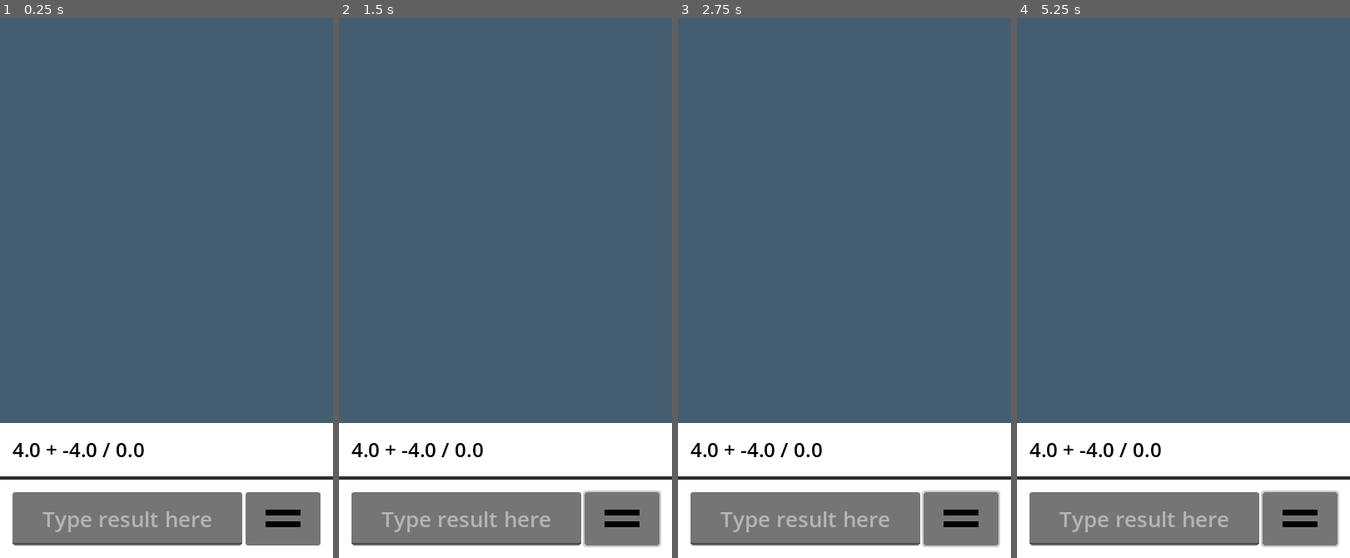
Above: before the commit, frames 1-4 (left to right).
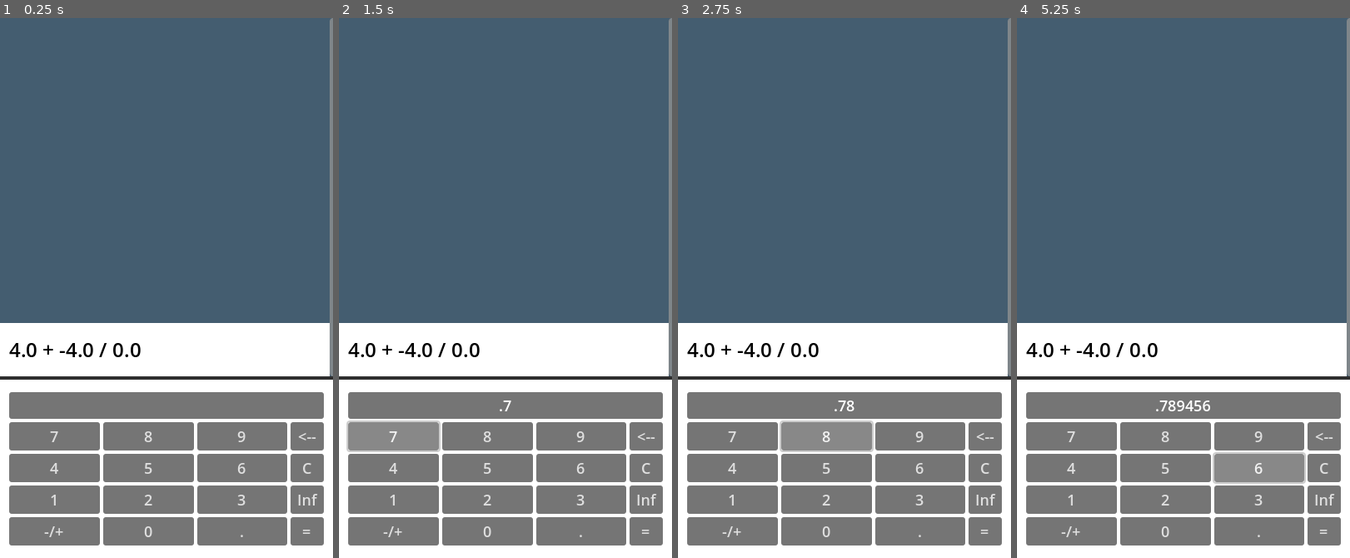
Above: after the commit, the same moments.

Repository: yDewolf/MathDungeons
Game: Godot game, scene res://core/scenes/MathTest.tscn
Two runs of this game, one before a commit and one after it. Both use one fixed random seed, a clock stepped at 60 frames per second and the inputs below.
Inputs (mouse positions are in pixels of both pictures, inside the frame that each line leads up to):
- Up to frame 1 (0.25 s): no input
- Up to frame 2 (1.5 s): click (622, 520) at 0.52 s; click (392, 433) at 1.25 s, where only the run after the commit has a clickable "7"
- Up to frame 3 (2.75 s): click (827, 433) at 2 s, where only the run after the commit has a clickable "8"
- Up to frame 4 (5.25 s): click (1260, 433) at 2.75 s, where only the run after the commit has a clickable "9"; click (1070, 466) at 3.5 s, where only the run after the commit has a clickable "4"; click (1166, 466) at 4.25 s, where only the run after the commit has a clickable "5"; click (1260, 466) at 5 s, where only the run after the commit has a clickable "6"

The runs differ from the first frame. In frame 1, 32% of the frame differs, in the area x 0-100%, y 0-98%; in frame 2, 32%; in frame 3, 32%; in frame 4, 32%.

Commit message:
Virtual Numpad

Diff:
--- a/core/components/Math/Equations/ExpressionHandler.gd
+++ b/core/components/Math/Equations/ExpressionHandler.gd
@@ -5,21 +5,19 @@
 @export var precision: float = 0.1
 
 @export var expression_vbox: VBoxContainer
+@export var scroll_container: ScrollContainer
 
 var expression_view: MathExpressionView
 var target_result: AlgebraVariable
 
 @export var warn_label: RichTextLabel
-@export var input_text: LineEdit
-@export var submit_button: Button
-@export var input_result: float
+@export var virtual_numpad: VirtualNumpad
 
 @export_group("Packed Scenes")
 @export var expression_holder_scene: PackedScene
 
 func _ready() -> void:
-	input_text.text_submitted.connect(check_result)
-	submit_button.pressed.connect(submit_result)
+	virtual_numpad.send_result.connect(check_result)
 	generateNewExpression()
 
 func generateNewExpression() -> void:
@@ -32,35 +30,25 @@
 
 	expression_vbox.add_child(expression_holder)
 	update_view(expression_string)
+	await get_tree().process_frame
+	scroll_container.ensure_control_visible(expression_holder)
 
 func update_view(string: String):
 	expression_view.show_expression(string)
 	print(self.target_result.get_value())
 
-func submit_result() -> void:
-	self.check_result(input_text.text)
-
-func check_result(text: String) -> void:
-	if text == "":
-		return
-
-	var inputted = text
-
+func check_result(inputted_value: float) -> void:
 	var rounded_result: float = snapped(target_result.get_value(), precision)
-	var value: float = snapped(inputted.to_float(), precision)
+	var value: float = snapped(inputted_value, precision)
 	warn_label.visible = true
 	var timer = get_tree().create_timer(1.2)
 	timer.timeout.connect(hide_warn_label)
-
-	if inputted.to_lower() == "inf" and rounded_result == INF:
-		value = rounded_result
 
 	if value == rounded_result:
 		expression_view.text += " = [color=purple]" + str(value)
 		generateNewExpression()
 		warn_label.text = "[color=green]Acertou!!"
-
-		input_text.text = ""
+		virtual_numpad.clear_value()
 		return
 
 	warn_label.text = "[color=red]Errou..."
--- /dev/null
+++ b/core/components/MathProblem/ui/VirtualNumpad.gd
@@ -0,0 +1,116 @@
+extends MarginContainer
+class_name VirtualNumpad
+
+var number: float:
+	get():
+		return number_string.to_float()
+
+var number_string: String = "":
+	set(value):
+		number_string = value
+		update_preview_text()
+
+@export var number_grid: GridContainer
+@export var action_column: VBoxContainer
+
+@export var preview_label: RichTextLabel
+const NUMBER_INPUTS: Array[String] = [
+	"0", "1", "2", "3", "4", "5", "6", "7", "8", "9"
+]
+
+signal send_result(value)
+
+func _ready() -> void:
+	self.connectNumberButtons()
+	self.connectActionButtons()
+
+func _physics_process(_delta: float) -> void:
+	for input in NUMBER_INPUTS:
+		if Input.is_action_just_pressed(input):
+			self.parse_action(input, input)
+			return
+
+	if Input.is_action_just_pressed("backspace"):
+		self.parse_action("backspace", "")
+		return
+
+	if Input.is_action_just_pressed("clear"):
+		self.parse_action("clear", "")
+		return
+
+	if Input.is_action_just_pressed("inf"):
+		self.parse_action("inf", "")
+		return
+
+	if Input.is_action_just_pressed("minus"):
+		self.parse_action("minus", "")
+		return
+
+	if Input.is_action_just_pressed("dot"):
+		self.parse_action("dot", "")
+		return
+
+	if Input.is_action_just_pressed("equals"):
+		self.parse_action("equals", "")
+		return
+
+
+func connectNumberButtons() -> void:
+	var number_buttons: Array[Node] = number_grid.get_children()
+	for button in number_buttons:
+		if button is Button:
+			button.pressed.connect(self.on_button_pressed.bind(button))
+
+func connectActionButtons() -> void:
+	var buttons: Array[Node] = action_column.get_children()
+	for button in buttons:
+		if button is Button:
+			button.pressed.connect(self.on_button_pressed.bind(
+				button)
+			)
+
+
+func clear_value() -> void:
+	self.number_string = ""
+
+func update_preview_text():
+	preview_label.text = number_string
+
+
+func on_button_pressed(button: Button) -> void:
+	self.parse_action(button.name.to_lower(), button.text.to_lower())
+
+func parse_action(action_name: String, action_value: String) -> void:
+	if action_name == "backspace":
+		if number_string.is_empty():
+			return
+
+		number_string = number_string.erase(len(number_string) - 1)
+		return
+
+	if action_name == "clear":
+		number_string = ""
+		return
+
+	if action_name == "inf":
+		number_string = str(INF)
+		send_result.emit(INF)
+		return
+
+	if action_name == "minus":
+		if number_string.begins_with("-"):
+			number_string = number_string.lstrip("-")
+			return
+
+		number_string = "-" + number_string
+		return
+
+	if action_name == "dot":
+		number_string += "."
+		return
+
+	if action_name == "equals":
+		send_result.emit(self.number)
+		return
+
+	number_string += action_value.to_lower()
--- /dev/null
+++ b/core/components/MathProblem/ui/VirtualNumpad.tscn
@@ -0,0 +1,150 @@
+[gd_scene load_steps=2 format=3 uid="uid://dyl0664juyqfg"]
+
+[ext_resource type="Script" uid="uid://bf8ivdsjwmqc7" path="res://core/components/MathProblem/ui/VirtualNumpad.gd" id="1_ivxt4"]
+
+[node name="VirtualNumpad" type="MarginContainer" node_paths=PackedStringArray("number_grid", "action_column", "preview_label")]
+anchors_preset = 12
+anchor_top = 1.0
+anchor_right = 1.0
+anchor_bottom = 1.0
+offset_top = -273.0
+grow_horizontal = 2
+grow_vertical = 0
+theme_override_constants/margin_left = 15
+theme_override_constants/margin_top = 15
+theme_override_constants/margin_right = 15
+theme_override_constants/margin_bottom = 15
+script = ExtResource("1_ivxt4")
+number_grid = NodePath("VBoxContainer/HBoxContainer/NumberGrid")
+action_column = NodePath("VBoxContainer/HBoxContainer/ActionColumn")
+preview_label = NodePath("VBoxContainer/PanelContainer/HBoxContainer/Preview")
+
+[node name="VBoxContainer" type="VBoxContainer" parent="."]
+texture_filter = 4
+layout_mode = 2
+
+[node name="PanelContainer" type="PanelContainer" parent="VBoxContainer"]
+layout_mode = 2
+
+[node name="HBoxContainer" type="HBoxContainer" parent="VBoxContainer/PanelContainer"]
+layout_mode = 2
+
+[node name="Preview" type="RichTextLabel" parent="VBoxContainer/PanelContainer/HBoxContainer"]
+custom_minimum_size = Vector2(0, 32)
+layout_mode = 2
+size_flags_horizontal = 3
+bbcode_enabled = true
+scroll_active = false
+horizontal_alignment = 1
+vertical_alignment = 1
+
+[node name="HBoxContainer" type="HBoxContainer" parent="VBoxContainer"]
+layout_mode = 2
+size_flags_vertical = 3
+
+[node name="NumberGrid" type="GridContainer" parent="VBoxContainer/HBoxContainer"]
+layout_mode = 2
+size_flags_horizontal = 3
+columns = 3
+
+[node name="7" type="Button" parent="VBoxContainer/HBoxContainer/NumberGrid"]
+layout_mode = 2
+size_flags_horizontal = 3
+size_flags_vertical = 3
+text = "7"
+
+[node name="8" type="Button" parent="VBoxContainer/HBoxContainer/NumberGrid"]
+layout_mode = 2
+size_flags_horizontal = 3
+size_flags_vertical = 3
+text = "8"
+
+[node name="9" type="Button" parent="VBoxContainer/HBoxContainer/NumberGrid"]
+layout_mode = 2
+size_flags_horizontal = 3
+size_flags_vertical = 3
+text = "9"
+
+[node name="4" type="Button" parent="VBoxContainer/HBoxContainer/NumberGrid"]
+layout_mode = 2
+size_flags_horizontal = 3
+size_flags_vertical = 3
+text = "4"
+
+[node name="5" type="Button" parent="VBoxContainer/HBoxContainer/NumberGrid"]
+layout_mode = 2
+size_flags_horizontal = 3
+size_flags_vertical = 3
+text = "5"
+
+[node name="6" type="Button" parent="VBoxContainer/HBoxContainer/NumberGrid"]
+layout_mode = 2
+size_flags_horizontal = 3
+size_flags_vertical = 3
+text = "6"
+
+[node name="1" type="Button" parent="VBoxContainer/HBoxContainer/NumberGrid"]
+layout_mode = 2
+size_flags_horizontal = 3
+size_flags_vertical = 3
+text = "1"
+
+[node name="2" type="Button" parent="VBoxContainer/HBoxContainer/NumberGrid"]
+layout_mode = 2
+size_flags_horizontal = 3
+size_flags_vertical = 3
+text = "2"
+
+[node name="3" type="Button" parent="VBoxContainer/HBoxContainer/NumberGrid"]
+layout_mode = 2
+size_flags_horizontal = 3
+size_flags_vertical = 3
+text = "3"
+
+[node name="minus" type="Button" parent="VBoxContainer/HBoxContainer/NumberGrid"]
+layout_mode = 2
+size_flags_horizontal = 3
+size_flags_vertical = 3
+text = "-/+"
+
+[node name="0" type="Button" parent="VBoxContainer/HBoxContainer/NumberGrid"]
+layout_mode = 2
+size_flags_horizontal = 3
+size_flags_vertical = 3
+text = "0"
+
+[node name="dot" type="Button" parent="VBoxContainer/HBoxContainer/NumberGrid"]
+layout_mode = 2
+size_flags_horizontal = 3
+size_flags_vertical = 3
+text = "."
+
+[node name="ActionColumn" type="VBoxContainer" parent="VBoxContainer/HBoxContainer"]
+texture_filter = 1
+custom_minimum_size = Vector2(40, 0)
+layout_mode = 2
+size_flags_horizontal = 8
+
+[node name="Backspace" type="Button" parent="VBoxContainer/HBoxContainer/ActionColumn"]
+custom_minimum_size = Vector2(0, 32)
+layout_mode = 2
+size_flags_horizontal = 3
+text = "<--"
+
+[node name="Clear" type="Button" parent="VBoxContainer/HBoxContainer/ActionColumn"]
+custom_minimum_size = Vector2(0, 32)
+layout_mode = 2
+size_flags_horizontal = 3
+text = "C"
+
+[node name="Inf" type="Button" parent="VBoxContainer/HBoxContainer/ActionColumn"]
+custom_minimum_size = Vector2(0, 32)
+layout_mode = 2
+size_flags_horizontal = 3
+text = "Inf"
+
+[node name="Equals" type="Button" parent="VBoxContainer/HBoxContainer/ActionColumn"]
+layout_mode = 2
+size_flags_horizontal = 3
+size_flags_vertical = 3
+text = "="
--- a/core/scenes/MathTest.tscn
+++ b/core/scenes/MathTest.tscn
@@ -5,7 +5,7 @@
 [ext_resource type="Script" uid="uid://cpnnadgp3ccya" path="res://core/components/Math/RandomEquationGen.gd" id="2_0d0ds"]
 [ext_resource type="Theme" uid="uid://duopp3v3dn4fb" path="res://assets/themes/MainTheme.tres" id="4_5i87k"]
 [ext_resource type="PackedScene" uid="uid://cnvfl67tvkvm5" path="res://core/components/MathProblem/ui/MathExpressionHolder.tscn" id="4_h0gn3"]
-[ext_resource type="Texture2D" uid="uid://cj4dcnbivw45v" path="res://assets/textures/equals.png" id="5_radsl"]
+[ext_resource type="PackedScene" uid="uid://dyl0664juyqfg" path="res://core/components/MathProblem/ui/VirtualNumpad.tscn" id="5_radsl"]
 
 [sub_resource type="StyleBoxFlat" id="StyleBoxFlat_5i87k"]
 bg_color = Color(0.266665, 0.365565, 0.438179, 1)
@@ -15,13 +15,13 @@
 
 [node name="MathTest" type="Node"]
 
-[node name="ExpressionHandler" type="Node" parent="." node_paths=PackedStringArray("random_gen", "expression_vbox", "warn_label", "input_text", "submit_button")]
+[node name="ExpressionHandler" type="Node" parent="." node_paths=PackedStringArray("random_gen", "expression_vbox", "scroll_container", "warn_label", "virtual_numpad")]
 script = ExtResource("1_gvqed")
 random_gen = NodePath("../RandomEquationGen")
 expression_vbox = NodePath("../UI/PanelContainer/VBoxContainer/ScrollContainer/ExpressionVBox")
+scroll_container = NodePath("../UI/PanelContainer/VBoxContainer/ScrollContainer")
 warn_label = NodePath("../UI/PanelContainer/Warning")
-input_text = NodePath("../UI/PanelContainer/VBoxContainer/PanelContainer2/MarginContainer/ResultSubmitter/LineEdit")
-submit_button = NodePath("../UI/PanelContainer/VBoxContainer/PanelContainer2/MarginContainer/ResultSubmitter/Button")
+virtual_numpad = NodePath("../UI/PanelContainer/VBoxContainer/PanelContainer2/VirtualNumpad")
 expression_holder_scene = ExtResource("4_h0gn3")
 
 [node name="RandomEquationGen" type="Node" parent="."]
@@ -55,12 +55,14 @@
 alignment = 2
 
 [node name="ScrollContainer" type="ScrollContainer" parent="UI/PanelContainer/VBoxContainer"]
+custom_minimum_size = Vector2(0, 64)
 layout_mode = 2
 size_flags_vertical = 3
 theme = ExtResource("4_5i87k")
 theme_override_styles/panel = SubResource("StyleBoxFlat_5i87k")
 follow_focus = true
 horizontal_scroll_mode = 0
+vertical_scroll_mode = 2
 
 [node name="ExpressionVBox" type="VBoxContainer" parent="UI/PanelContainer/VBoxContainer/ScrollContainer"]
 custom_minimum_size = Vector2(400, 0)
@@ -74,32 +76,8 @@
 size_flags_vertical = 8
 theme_override_styles/panel = SubResource("StyleBoxFlat_npv4y")
 
-[node name="MarginContainer" type="MarginContainer" parent="UI/PanelContainer/VBoxContainer/PanelContainer2"]
+[node name="VirtualNumpad" parent="UI/PanelContainer/VBoxContainer/PanelContainer2" instance=ExtResource("5_radsl")]
 layout_mode = 2
-theme_override_constants/margin_left = 15
-theme_override_constants/margin_top = 15
-theme_override_constants/margin_right = 15
-theme_override_constants/margin_bottom = 15
-
-[node name="ResultSubmitter" type="HBoxContainer" parent="UI/PanelContainer/VBoxContainer/PanelContainer2/MarginContainer"]
-layout_mode = 2
-
-[node name="LineEdit" type="LineEdit" parent="UI/PanelContainer/VBoxContainer/PanelContainer2/MarginContainer/ResultSubmitter"]
-custom_minimum_size = Vector2(0, 64)
-layout_mode = 2
-size_flags_horizontal = 3
-theme_override_font_sizes/font_size = 26
-placeholder_text = "Type result here"
-alignment = 1
-keep_editing_on_text_submit = true
-
-[node name="Button" type="Button" parent="UI/PanelContainer/VBoxContainer/PanelContainer2/MarginContainer/ResultSubmitter"]
-texture_filter = 1
-custom_minimum_size = Vector2(90, 0)
-layout_mode = 2
-icon = ExtResource("5_radsl")
-icon_alignment = 1
-expand_icon = true
 
 [node name="Warning" parent="UI/PanelContainer" instance=ExtResource("1_npv4y")]
 visible = false
--- a/project.godot
+++ b/project.godot
@@ -29,3 +29,102 @@
 "events": [Object(InputEventKey,"resource_local_to_scene":false,"resource_name":"","device":-1,"window_id":0,"alt_press …(195 unchanged characters)…
 ]
 }
+0={
+"deadzone": 0.2,
+"events": [Object(InputEventKey,"resource_local_to_scene":false,"resource_name":"","device":-1,"window_id":0,"alt_pressed":false,"shift_pressed":false,"ctrl_pressed":false,"meta_pressed":false,"pressed":false,"keycode":0,"physical_keycode":48,"key_label":0,"unicode":48,"location":0,"echo":false,"script":null)
+, Object(InputEventKey,"resource_local_to_scene":false,"resource_name":"","device":-1,"window_id":0,"alt_pressed":false,"shift_pressed":false,"ctrl_pressed":false,"meta_pressed":false,"pressed":false,"keycode":0,"physical_keycode":4194438,"key_label":0,"unicode":48,"location":0,"echo":false,"script":null)
+]
+}
+1={
+"deadzone": 0.2,
+"events": [Object(InputEventKey,"resource_local_to_scene":false,"resource_name":"","device":-1,"window_id":0,"alt_pressed":false,"shift_pressed":false,"ctrl_pressed":false,"meta_pressed":false,"pressed":false,"keycode":0,"physical_keycode":49,"key_label":0,"unicode":49,"location":0,"echo":false,"script":null)
+, Object(InputEventKey,"resource_local_to_scene":false,"resource_name":"","device":-1,"window_id":0,"alt_pressed":false,"shift_pressed":false,"ctrl_pressed":false,"meta_pressed":false,"pressed":false,"keycode":0,"physical_keycode":4194439,"key_label":0,"unicode":49,"location":0,"echo":false,"script":null)
+]
+}
+2={
+"deadzone": 0.2,
+"events": [Object(InputEventKey,"resource_local_to_scene":false,"resource_name":"","device":-1,"window_id":0,"alt_pressed":false,"shift_pressed":false,"ctrl_pressed":false,"meta_pressed":false,"pressed":false,"keycode":0,"physical_keycode":50,"key_label":0,"unicode":50,"location":0,"echo":false,"script":null)
+, Object(InputEventKey,"resource_local_to_scene":false,"resource_name":"","device":-1,"window_id":0,"alt_pressed":false,"shift_pressed":false,"ctrl_pressed":false,"meta_pressed":false,"pressed":false,"keycode":0,"physical_keycode":4194440,"key_label":0,"unicode":50,"location":0,"echo":false,"script":null)
+]
+}
+3={
+"deadzone": 0.2,
+"events": [Object(InputEventKey,"resource_local_to_scene":false,"resource_name":"","device":-1,"window_id":0,"alt_pressed":false,"shift_pressed":false,"ctrl_pressed":false,"meta_pressed":false,"pressed":false,"keycode":0,"physical_keycode":51,"key_label":0,"unicode":51,"location":0,"echo":false,"script":null)
+, Object(InputEventKey,"resource_local_to_scene":false,"resource_name":"","device":-1,"window_id":0,"alt_pressed":false,"shift_pressed":false,"ctrl_pressed":false,"meta_pressed":false,"pressed":false,"keycode":0,"physical_keycode":4194441,"key_label":0,"unicode":51,"location":0,"echo":false,"script":null)
+]
+}
+4={
+"deadzone": 0.2,
+"events": [Object(InputEventKey,"resource_local_to_scene":false,"resource_name":"","device":-1,"window_id":0,"alt_pressed":false,"shift_pressed":false,"ctrl_pressed":false,"meta_pressed":false,"pressed":false,"keycode":0,"physical_keycode":52,"key_label":0,"unicode":52,"location":0,"echo":false,"script":null)
+, Object(InputEventKey,"resource_local_to_scene":false,"resource_name":"","device":-1,"window_id":0,"alt_pressed":false,"shift_pressed":false,"ctrl_pressed":false,"meta_pressed":false,"pressed":false,"keycode":0,"physical_keycode":4194442,"key_label":0,"unicode":52,"location":0,"echo":false,"script":null)
+]
+}
+5={
+"deadzone": 0.2,
+"events": [Object(InputEventKey,"resource_local_to_scene":false,"resource_name":"","device":-1,"window_id":0,"alt_pressed":false,"shift_pressed":false,"ctrl_pressed":false,"meta_pressed":false,"pressed":false,"keycode":0,"physical_keycode":53,"key_label":0,"unicode":53,"location":0,"echo":false,"script":null)
+, Object(InputEventKey,"resource_local_to_scene":false,"resource_name":"","device":-1,"window_id":0,"alt_pressed":false,"shift_pressed":false,"ctrl_pressed":false,"meta_pressed":false,"pressed":false,"keycode":0,"physical_keycode":4194443,"key_label":0,"unicode":53,"location":0,"echo":false,"script":null)
+]
+}
+6={
+"deadzone": 0.2,
+"events": [Object(InputEventKey,"resource_local_to_scene":false,"resource_name":"","device":-1,"window_id":0,"alt_pressed":false,"shift_pressed":false,"ctrl_pressed":false,"meta_pressed":false,"pressed":false,"keycode":0,"physical_keycode":54,"key_label":0,"unicode":54,"location":0,"echo":false,"script":null)
+, Object(InputEventKey,"resource_local_to_scene":false,"resource_name":"","device":-1,"window_id":0,"alt_pressed":false,"shift_pressed":false,"ctrl_pressed":false,"meta_pressed":false,"pressed":false,"keycode":0,"physical_keycode":4194444,"key_label":0,"unicode":54,"location":0,"echo":false,"script":null)
+]
+}
+7={
+"deadzone": 0.2,
+"events": [Object(InputEventKey,"resource_local_to_scene":false,"resource_name":"","device":-1,"window_id":0,"alt_pressed":false,"shift_pressed":false,"ctrl_pressed":false,"meta_pressed":false,"pressed":false,"keycode":0,"physical_keycode":55,"key_label":0,"unicode":55,"location":0,"echo":false,"script":null)
+, Object(InputEventKey,"resource_local_to_scene":false,"resource_name":"","device":-1,"window_id":0,"alt_pressed":false,"shift_pressed":false,"ctrl_pressed":false,"meta_pressed":false,"pressed":false,"keycode":0,"physical_keycode":4194445,"key_label":0,"unicode":55,"location":0,"echo":false,"script":null)
+]
+}
+8={
+"deadzone": 0.2,
+"events": [Object(InputEventKey,"resource_local_to_scene":false,"resource_name":"","device":-1,"window_id":0,"alt_pressed":false,"shift_pressed":false,"ctrl_pressed":false,"meta_pressed":false,"pressed":false,"keycode":0,"physical_keycode":56,"key_label":0,"unicode":56,"location":0,"echo":false,"script":null)
+, Object(InputEventKey,"resource_local_to_scene":false,"resource_name":"","device":-1,"window_id":0,"alt_pressed":false,"shift_pressed":false,"ctrl_pressed":false,"meta_pressed":false,"pressed":false,"keycode":0,"physical_keycode":4194446,"key_label":0,"unicode":56,"location":0,"echo":false,"script":null)
+]
+}
+9={
+"deadzone": 0.2,
+"events": [Object(InputEventKey,"resource_local_to_scene":false,"resource_name":"","device":-1,"window_id":0,"alt_pressed":false,"shift_pressed":false,"ctrl_pressed":false,"meta_pressed":false,"pressed":false,"keycode":0,"physical_keycode":57,"key_label":0,"unicode":57,"location":0,"echo":false,"script":null)
+, Object(InputEventKey,"resource_local_to_scene":false,"resource_name":"","device":-1,"window_id":0,"alt_pressed":false,"shift_pressed":false,"ctrl_pressed":false,"meta_pressed":false,"pressed":false,"keycode":0,"physical_keycode":4194447,"key_label":0,"unicode":57,"location":0,"echo":false,"script":null)
+]
+}
+minus={
+"deadzone": 0.2,
+"events": [Object(InputEventKey,"resource_local_to_scene":false,"resource_name":"","device":-1,"window_id":0,"alt_pressed":false,"shift_pressed":false,"ctrl_pressed":false,"meta_pressed":false,"pressed":false,"keycode":0,"physical_keycode":45,"key_label":0,"unicode":45,"location":0,"echo":false,"script":null)
+]
+}
+equals={
+"deadzone": 0.2,
+"events": [Object(InputEventKey,"resource_local_to_scene":false,"resource_name":"","device":-1,"window_id":0,"alt_pressed":false,"shift_pressed":false,"ctrl_pressed":false,"meta_pressed":false,"pressed":false,"keycode":0,"physical_keycode":61,"key_label":0,"unicode":61,"location":0,"echo":false,"script":null)
+, Object(InputEventKey,"resource_local_to_scene":false,"resource_name":"","device":-1,"window_id":0,"alt_pressed":false,"shift_pressed":false,"ctrl_pressed":false,"meta_pressed":false,"pressed":false,"keycode":0,"physical_keycode":4194310,"key_label":0,"unicode":0,"location":0,"echo":false,"script":null)
+, Object(InputEventKey,"resource_local_to_scene":false,"resource_name":"","device":-1,"window_id":0,"alt_pressed":false,"shift_pressed":false,"ctrl_pressed":false,"meta_pressed":false,"pressed":false,"keycode":0,"physical_keycode":4194309,"key_label":0,"unicode":0,"location":0,"echo":false,"script":null)
+]
+}
+dot={
+"deadzone": 0.2,
+"events": [Object(InputEventKey,"resource_local_to_scene":false,"resource_name":"","device":-1,"window_id":0,"alt_pressed":false,"shift_pressed":false,"ctrl_pressed":false,"meta_pressed":false,"pressed":false,"keycode":0,"physical_keycode":46,"key_label":0,"unicode":46,"location":0,"echo":false,"script":null)
+, Object(InputEventKey,"resource_local_to_scene":false,"resource_name":"","device":-1,"window_id":0,"alt_pressed":false,"shift_pressed":false,"ctrl_pressed":false,"meta_pressed":false,"pressed":false,"keycode":0,"physical_keycode":44,"key_label":0,"unicode":44,"location":0,"echo":false,"script":null)
+]
+}
+backspace={
+"deadzone": 0.2,
+"events": [Object(InputEventKey,"resource_local_to_scene":false,"resource_name":"","device":-1,"window_id":0,"alt_pressed":false,"shift_pressed":false,"ctrl_pressed":false,"meta_pressed":false,"pressed":false,"keycode":0,"physical_keycode":4194308,"key_label":0,"unicode":0,"location":0,"echo":false,"script":null)
+]
+}
+inf={
+"deadzone": 0.2,
+"events": [Object(InputEventKey,"resource_local_to_scene":false,"resource_name":"","device":-1,"window_id":0,"alt_pressed":false,"shift_pressed":true,"ctrl_pressed":false,"meta_pressed":false,"pressed":false,"keycode":0,"physical_keycode":73,"key_label":0,"unicode":73,"location":0,"echo":false,"script":null)
+]
+}
+clear={
+"deadzone": 0.2,
+"events": [Object(InputEventKey,"resource_local_to_scene":false,"resource_name":"","device":-1,"window_id":0,"alt_pressed":false,"shift_pressed":false,"ctrl_pressed":true,"meta_pressed":false,"pressed":false,"keycode":0,"physical_keycode":4194308,"key_label":0,"unicode":0,"location":0,"echo":false,"script":null)
+, Object(InputEventKey,"resource_local_to_scene":false,"resource_name":"","device":-1,"window_id":0,"alt_pressed":false,"shift_pressed":false,"ctrl_pressed":false,"meta_pressed":false,"pressed":false,"keycode":0,"physical_keycode":67,"key_label":0,"unicode":99,"location":0,"echo":false,"script":null)
+]
+}
+
+[rendering]
+
+renderer/rendering_method="mobile"
+textures/vram_compression/import_etc2_astc=true
Not shown, added: core/components/MathProblem/ui/VirtualNumpad.gd.uid
Not shown, changed: export_presets.cfg
